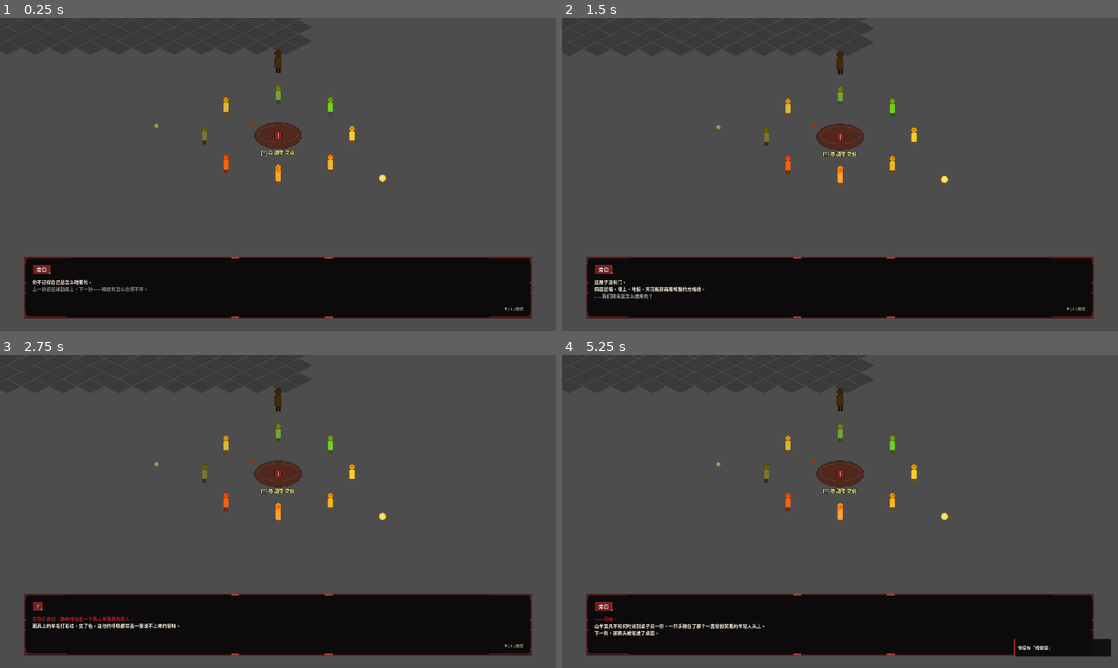
Above: before the commit, frames 1-4 (two rows, left to right).
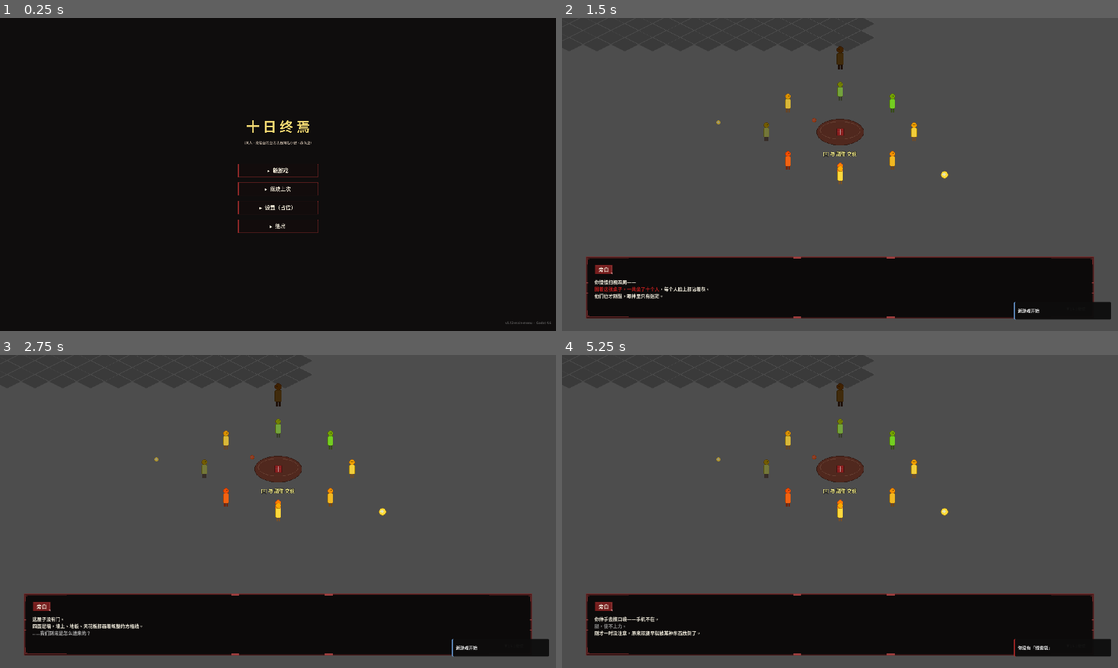
Above: after the commit, the same moments.

Repository: duancang8-ui/My-Game
Game: Godot game, scene res://src/scenes/ui/main_menu.tscn
Same seed, same stepped clock (60 frames per second), same inputs: the game is played once before the commit and once after it. Before the commit the project starts from res://src/scenes/world/interview_room.tscn.
Inputs (mouse positions are in pixels of both pictures, inside the frame that each line leads up to):
- Up to frame 1 (0.25 s): no input
- Up to frame 2 (1.5 s): click (840, 171) at 0.5 s, where only the run after the commit has a clickable "▸ 新游戏"; tap Enter at 1.25 s; move the mouse to (962, 158) at 1.27 s; hold D (move_right) from 1.28 s (still down); hold E (interact) from 1.28 s (still down); click (962, 158) at 1.42 s
- Up to frame 3 (2.75 s): release D (move_right) at 2 s; release E (interact) at 2 s; tap Space at 2 s; drag from (166, 527) to (278, 511) at 2.02 s
- Up to frame 4 (5.25 s): tap Enter at 2.75, 4.25 s; move the mouse to (895, 442) at 2.77 s; hold D (move_right) 2.78-3.5 s; tap Alt at 2.85 s; click (895, 442) at 2.92 s; tap Space at 3.5, 5 s; drag from (812, 574) to (840, 405) at 3.52 s; move the mouse to (1006, 558) at 4.27 s; hold A (move_left) 4.28-5 s; tap C at 4.35 s; click (1006, 558) at 4.42 s; drag from (673, 464) to (840, 520) at 5.02 s

The runs differ from the first frame. In frame 1, 83% of the frame differs, in the area x 0-100%, y 0-100%; in frame 2, 1.8%; in frame 3, 2.0%; in frame 4, 1.6%.

Commit message:
feat(ui): M2 main menu + M3 tutorial hints (v0.12)
M2 main menu (project entry):
  - New scene src/scenes/ui/main_menu.tscn (controller in main_menu.gd)
  - Title "十日终焉" + 4 buttons:
    · 新游戏 — GameState.reset() + change_scene to interview_room
    · 继续上次 — SaveSystem.load_from_slot(0); jumps to recorded scene
    · 设置（占位）— Toast "尚未实现"
    · 退出 — quit
  - project.godot main_scene flipped to main_menu (uid://bmainmenu1)

M3 tutorial hints:
  - New autoload TutorialHints (listens to SceneManager.scene_change_finished
    + checks current scene on _ready for first-load)
  - 5 scene-specific hint strings (all original):
    interview_room / yucheng_main / rat_warehouse / bear_lair / rainy_field
  - GameState.tutorial_seen (PackedStringArray) + helpers + serialisation
    so each hint only fires once per save

No new tests — autoload TutorialHints + main_menu work is integration-
tested by playtest.

Co-authored-by: Cursor <cursoragent@cursor.com>

Diff:
--- a/project.godot
+++ b/project.godot
@@ -12,7 +12,7 @@
 
 config/name="MyGame"
 config/description="《十日终焉》改编同人游戏 — 2.5D 等距规则怪谈轮回叙事"
-run/main_scene="uid://binterviewroom1"
+run/main_scene="uid://bmainmenu1"
 config/features=PackedStringArray("4.6", "Mobile")
 config/icon="res://icon.svg"
 
@@ -26,6 +26,7 @@
 Notebook="*res://src/scripts/ui/notebook.gd"
 QuestState="*res://src/scripts/quest/quest_state.gd"
 AudioManager="*res://src/scripts/audio/audio_manager.gd"
+TutorialHints="*res://src/scripts/ui/tutorial_hints.gd"
 
 [display]
 
--- /dev/null
+++ b/src/scenes/ui/main_menu.tscn
@@ -0,0 +1,9 @@
+[gd_scene load_steps=2 format=3 uid="uid://bmainmenu1"]
+
+[ext_resource type="Script" path="res://src/scripts/ui/main_menu.gd" id="1_menu"]
+
+[node name="MainMenu" type="Control"]
+script = ExtResource("1_menu")
+anchor_right = 1.0
+anchor_bottom = 1.0
+mouse_filter = 0
--- a/src/scripts/save/game_state.gd
+++ b/src/scripts/save/game_state.gd
@@ -18,6 +18,7 @@
 var pending_day_advance: bool = false  ## P7: 玩家正要进面试房，回来后 +1 day（防多次触发）
 var sniffed_npcs: PackedStringArray = PackedStringArray()   ## P9: 灵闻笔记已使用过的 NPC dialogue_id
 var rat_bet_mode: bool = false   ## P8.5：本次人鼠关是否为「赌命」模式（赢得多/输了触发朱雀处决）
+var tutorial_seen: PackedStringArray = PackedStringArray()   ## M3：已显示过教学提示的 scene_path
 
 func reset() -> void:
     current_cycle = 1
@@ -34,6 +35,7 @@
     pending_day_advance = false
     sniffed_npcs = PackedStringArray()
     rat_bet_mode = false
+    tutorial_seen = PackedStringArray()
 
 func mark_npc_met(npc_id: String) -> void:
     if not met_npcs.has(npc_id):
@@ -108,6 +110,16 @@
     add_item(item_id, 1)
     return true
 
+# M3：教学提示
+func mark_tutorial_seen(scene_path: String) -> bool:
+    if scene_path == "" or tutorial_seen.has(scene_path):
+        return false
+    tutorial_seen.append(scene_path)
+    return true
+
+func has_seen_tutorial(scene_path: String) -> bool:
+    return tutorial_seen.has(scene_path)
+
 # P9：灵闻笔记 — 记录已"闻过"的 NPC
 func mark_sniffed(dialogue_id: String) -> bool:
     if dialogue_id == "" or sniffed_npcs.has(dialogue_id):
@@ -158,6 +170,7 @@
         "inventory": inventory.duplicate(),
         "pending_day_advance": pending_day_advance,
         "sniffed_npcs": Array(sniffed_npcs),
+        "tutorial_seen": Array(tutorial_seen),
     }
 
 func from_dict(data: Dictionary) -> void:
@@ -183,3 +196,4 @@
     inventory = {} if not (inv_data is Dictionary) else (inv_data as Dictionary).duplicate()
     pending_day_advance = bool(data.get("pending_day_advance", false))
     sniffed_npcs = PackedStringArray(data.get("sniffed_npcs", []))
+    tutorial_seen = PackedStringArray(data.get("tutorial_seen", []))
--- /dev/null
+++ b/src/scripts/ui/main_menu.gd
@@ -0,0 +1,156 @@
+extends Control
+
+# M2：主菜单 — 项目入口
+# 4 个按钮：新游戏 / 继续 / 设置（占位） / 退出
+# 「新游戏」会 reset GameState 再切到面试房；「继续」走 SaveSystem.load_from_slot(0)
+
+const BTN_NORMAL: Texture2D = preload("res://src/assets/ui/button_normal.png")
+const BTN_HOVER: Texture2D = preload("res://src/assets/ui/button_hover.png")
+const BTN_PRESSED: Texture2D = preload("res://src/assets/ui/button_pressed.png")
+const PANEL_TEX: Texture2D = preload("res://src/assets/ui/dialogue_panel_9slice.png")
+
+const START_SCENE: String = "res://src/scenes/world/interview_room.tscn"
+
+func _ready() -> void:
+	_build()
+
+func _build() -> void:
+	# 全屏黑底
+	var bg := ColorRect.new()
+	bg.color = Color(0.06, 0.05, 0.05, 1.0)
+	bg.anchor_left = 0
+	bg.anchor_top = 0
+	bg.anchor_right = 1
+	bg.anchor_bottom = 1
+	add_child(bg)
+
+	# 中央 VBox
+	var center := CenterContainer.new()
+	center.anchor_left = 0
+	center.anchor_top = 0
+	center.anchor_right = 1
+	center.anchor_bottom = 1
+	add_child(center)
+
+	var vbox := VBoxContainer.new()
+	vbox.add_theme_constant_override("separation", 16)
+	vbox.alignment = BoxContainer.ALIGNMENT_CENTER
+	center.add_child(vbox)
+
+	# 标题
+	var title := Label.new()
+	title.text = "十 日 终 焉"
+	title.horizontal_alignment = HORIZONTAL_ALIGNMENT_CENTER
+	title.add_theme_font_size_override("font_size", 46)
+	title.add_theme_color_override("font_color", Color(0.95, 0.85, 0.45))
+	title.add_theme_constant_override("outline_size", 3)
+	title.add_theme_color_override("font_outline_color", Color(0, 0, 0))
+	vbox.add_child(title)
+
+	var subtitle := Label.new()
+	subtitle.text = "（同人 · 改编自杀虫队队员同名小说 · 非商业）"
+	subtitle.horizontal_alignment = HORIZONTAL_ALIGNMENT_CENTER
+	subtitle.add_theme_font_size_override("font_size", 12)
+	subtitle.add_theme_color_override("font_color", Color(0.65, 0.6, 0.55))
+	vbox.add_child(subtitle)
+
+	# 占位 — 留 30px 间隔
+	var spacer := Control.new()
+	spacer.custom_minimum_size = Vector2(0, 30)
+	vbox.add_child(spacer)
+
+	# 4 个按钮
+	vbox.add_child(_make_btn("▸  新游戏", _on_new_game))
+	vbox.add_child(_make_btn("▸  继续上次", _on_continue))
+	vbox.add_child(_make_btn("▸  设置（占位）", _on_settings))
+	vbox.add_child(_make_btn("▸  退出", _on_quit))
+
+	# 底部版本号
+	var ver := Label.new()
+	ver.anchor_left = 1.0
+	ver.anchor_right = 1.0
+	ver.anchor_top = 1.0
+	ver.anchor_bottom = 1.0
+	ver.offset_left = -200
+	ver.offset_right = -16
+	ver.offset_top = -36
+	ver.offset_bottom = -16
+	ver.horizontal_alignment = HORIZONTAL_ALIGNMENT_RIGHT
+	ver.add_theme_font_size_override("font_size", 11)
+	ver.add_theme_color_override("font_color", Color(0.4, 0.4, 0.4))
+	ver.text = "v0.12-main-menu  ·  Godot 4.6"
+	add_child(ver)
+
+func _make_btn(label: String, callback: Callable) -> Button:
+	var btn := Button.new()
+	btn.text = label
+	btn.custom_minimum_size = Vector2(280, 48)
+	btn.add_theme_font_size_override("font_size", 18)
+	btn.add_theme_color_override("font_color", Color(0.95, 0.92, 0.85))
+	btn.add_theme_color_override("font_hover_color", Color(1, 1, 0.92))
+	btn.add_theme_stylebox_override("normal", _btn_style(BTN_NORMAL))
+	btn.add_theme_stylebox_override("hover", _btn_style(BTN_HOVER))
+	btn.add_theme_stylebox_override("pressed", _btn_style(BTN_PRESSED))
+	btn.add_theme_stylebox_override("focus", _btn_style(BTN_HOVER))
+	btn.pressed.connect(callback)
+	return btn
+
+func _btn_style(tex: Texture2D) -> StyleBoxTexture:
+	var sb := StyleBoxTexture.new()
+	sb.texture = tex
+	sb.texture_margin_left = 10
+	sb.texture_margin_top = 6
+	sb.texture_margin_right = 10
+	sb.texture_margin_bottom = 6
+	sb.content_margin_left = 24
+	sb.content_margin_top = 10
+	sb.content_margin_right = 24
+	sb.content_margin_bottom = 10
+	return sb
+
+func _on_new_game() -> void:
+	if AudioManager != null:
+		AudioManager.play_sfx("ui_click")
+	if GameState != null and GameState.has_method("reset"):
+		GameState.reset()
+	if Toast != null:
+		Toast.show_info("新游戏开始")
+	_goto(START_SCENE)
+
+func _on_continue() -> void:
+	if AudioManager != null:
+		AudioManager.play_sfx("ui_click")
+	var ss = get_node_or_null("/root/SaveSystem")
+	if ss == null or not ss.slot_exists(0):
+		if Toast != null:
+			Toast.show_error("还没有存档（先开新游戏并 F9 存档）")
+		return
+	if not ss.load_from_slot(0):
+		if Toast != null:
+			Toast.show_error("存档读取失败")
+		return
+	var target: String = GameState.current_scene_path
+	if target == "":
+		target = START_SCENE
+	if Toast != null:
+		Toast.show_success("读档成功 ✓")
+	_goto(target)
+
+func _on_settings() -> void:
+	if AudioManager != null:
+		AudioManager.play_sfx("ui_click")
+	if Toast != null:
+		Toast.show_info("设置面板还没做 · 留给下个版本")
+
+func _on_quit() -> void:
+	if AudioManager != null:
+		AudioManager.play_sfx("ui_click")
+	get_tree().quit()
+
+func _goto(scene_path: String) -> void:
+	# 主菜单不走 SceneManager（避免 fade 双层），直接 change_scene_to_file
+	var err: int = get_tree().change_scene_to_file(scene_path)
+	if err != OK:
+		push_error("MainMenu: change_scene_to_file failed err=%d for %s" % [err, scene_path])
+		if Toast != null:
+			Toast.show_error("场景切换失败")
--- /dev/null
+++ b/src/scripts/ui/tutorial_hints.gd
@@ -0,0 +1,50 @@
+extends Node
+
+# M3：教学提示 autoload
+# - 玩家首次进入某场景时，弹一段简短的"快捷键 / 玩法"提示
+# - 同场景只显示 1 次（记录到 GameState.tutorial_seen，存档持久化）
+# - 通过监听 SceneManager.scene_change_finished 自动触发
+# - 也响应"首次进入面试房（main_scene 模式）"——因为 SceneManager 不会为初次加载发信号
+
+# 每个场景的提示文本 —— 全部本项目原创
+const HINTS: Dictionary = {
+	"res://src/scenes/world/interview_room.tscn": "[首次进入] WASD 移动 · E 交互 · N 笔记本 · X 灵闻 · C 线索袋 · R 跳过今日（玉城里）",
+	"res://src/scenes/world/yucheng_main.tscn":   "[首次进入玉城] 西区是商店 · 中央南门进面试房 · 东南找其他「考验」",
+	"res://src/scenes/world/rat_warehouse.tscn":  "[首次进入仓库] 翻箱不一定能找到道 · 留心周围每一处细节",
+	"res://src/scenes/world/bear_lair.tscn":      "[首次进入地下室] 听见「准备咆哮」立刻跑向最近的铁柱（3 根呈三角分布）",
+	"res://src/scenes/world/rainy_field.tscn":    "[首次进入雨地] 按 E 反复转动桌子，30 秒内转 100 圈即过关",
+}
+
+func _ready() -> void:
+	process_mode = Node.PROCESS_MODE_ALWAYS
+	# SceneManager 切场完成后检查
+	var sm = get_node_or_null("/root/SceneManager")
+	if sm != null and sm.has_signal("scene_change_finished"):
+		sm.scene_change_finished.connect(_on_scene_change_finished)
+	# 初次启动（main_scene 直接加载）也检查一次
+	call_deferred("_check_current_scene")
+
+func _on_scene_change_finished(scene_path: String) -> void:
+	_maybe_show_hint(scene_path)
+
+func _check_current_scene() -> void:
+	var scene_root := get_tree().current_scene
+	if scene_root == null:
+		return
+	_maybe_show_hint(scene_root.scene_file_path)
+
+func _maybe_show_hint(scene_path: String) -> void:
+	if scene_path == "" or not HINTS.has(scene_path):
+		return
+	var gs = get_node_or_null("/root/GameState")
+	if gs == null or not gs.has_method("has_seen_tutorial"):
+		return
+	if gs.has_seen_tutorial(scene_path):
+		return
+	# 标记 + 延迟弹（让场景加载稳定后再说）
+	gs.mark_tutorial_seen(scene_path)
+	var hint: String = HINTS[scene_path]
+	get_tree().create_timer(0.6).timeout.connect(func() -> void:
+		if Toast != null:
+			Toast.show_info(hint)
+	)
